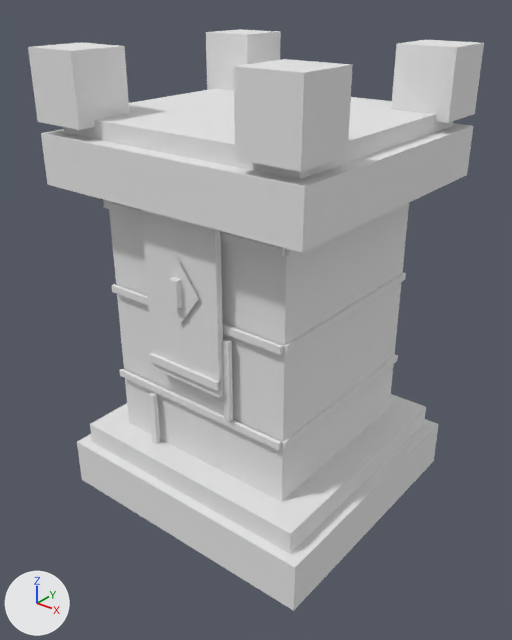
One commit to the FBX model factory/unity-src/hyeopgok-sasu/Resources/HyeopgokSasu/Models/tower_base.fbx: the scene before it, then after it.
Camera for both pictures: a 50 mm camera at (1.58, -2.01, 1.98) aimed at (0.02, -0.06, 0.77). Every picture has the same lights, and +X, +Y and +Z are marked at lower left. The first picture is the older version. Where no turn or scale is listed for an object, it has been applied to the vertices. Vertices at exactly the same position are counted once.

In view in the first picture: 'tower_base'.
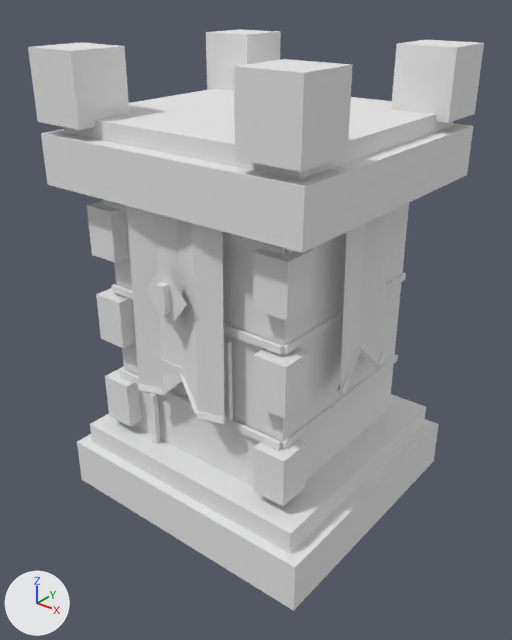
The change, as a diff of the scene's bpy script:
```diff
--- a/factory/unity-src/hyeopgok-sasu/Resources/HyeopgokSasu/Models/tower_base.fbx.py
+++ b/factory/unity-src/hyeopgok-sasu/Resources/HyeopgokSasu/Models/tower_base.fbx.py
@@ me_tower_base_mesh @@
 # used by ob_tower_base; location = (0.0, 0.0, 0.0)
-me_tower_base_mesh.from_pydata(...)  # 176 vertices, 256 faces; spans x -0.57..0.57, y -0.54..0.54, z 0.0..1.77
+me_tower_base_mesh.from_pydata(...)  # 324 vertices, 464 faces; spans x -0.57..0.57, y -0.54..0.54, z 0.0..1.77
+# me_tower_base_mesh part 1: a new loose piece, a box spanning x -0.45..-0.32, y -0.45..-0.32, z 0.34..0.53, in mat_tower_base_vertexpalette (white #e7e7e7)
+# me_tower_base_mesh part 2: a new loose piece, a box spanning x 0.32..0.45, y -0.45..-0.32, z 0.34..0.53, in mat_tower_base_vertexpalette (white #e7e7e7)
+# me_tower_base_mesh part 3: a new loose piece, a box spanning x -0.45..-0.32, y -0.45..-0.32, z 0.7..0.89, in mat_tower_base_vertexpalette (white #e7e7e7)
+# me_tower_base_mesh part 4: a new loose piece, a box spanning x 0.32..0.45, y -0.45..-0.32, z 0.7..0.89, in mat_tower_base_vertexpalette (white #e7e7e7)
+# me_tower_base_mesh part 5: a new loose piece, a box spanning x -0.45..-0.32, y -0.45..-0.32, z 1.04..1.24, in mat_tower_base_vertexpalette (white #e7e7e7)
+# me_tower_base_mesh part 6: a new loose piece, a box spanning x 0.32..0.45, y -0.45..-0.32, z 1.04..1.24, in mat_tower_base_vertexpalette (white #e7e7e7)
+# me_tower_base_mesh part 7: the loose piece of 8 vertices spanning x 0.17..0.19, y -0.43..-0.41, z 0.57..0.88 is copied, and the copy is multiplied about its middle by the matrix ((0.333, -0.269, 0.113), (-0.269, -0.217, 0.277), (-0.113, -0.277, -0.326)), then moved by (0.28, 0.46, 0.0); it spans x 0.43..0.5, y -0.01..0.1, z 0.66..0.78
+# me_tower_base_mesh part 8: the loose piece of 4 vertices spanning x -0.09..0.09, y -0.46, z 0.9..1.14 is moved by (0.0, -0.06, 0.0)
+# me_tower_base_mesh part 9: the loose piece of 4 vertices spanning x -0.09..0.09, y -0.45, z 0.9..1.14 is moved by (0.0, -0.06, 0.0)
+# me_tower_base_mesh part 10: the loose piece of 8 vertices spanning x -0.02..0.02, y -0.48..-0.45, z 0.97..1.07 is moved by (0.0, -0.06, 0.0)
+# me_tower_base_mesh part 11
+# 77 vertices are added at x -0.2..0.49, y -0.5..0.17, z 0.58..1.36
+# 9 new vertices lie (0.1, 0.03, 0.0) away from vertices in x -0.2..0.1, y -0.5..-0.48, z 0.58..1.34
+# 6 new vertices lie (0.0, 0.0, 0.04) away from vertices in x -0.2..0.49, y -0.5..0.17, z 1.28..1.32
+# 124 new faces join them
 me_tower_base_mesh.materials.append(mat_tower_base_vertexpalette)
```

Changed parts and their boxes (x1, y1, x2, y2) in the pictures (512 x 640 px; the box of a moved part takes in the faces that stretch with it):
part 1 of me_tower_base_mesh, added
    after: (105, 366, 141, 427)
part 2 of me_tower_base_mesh, added
    after: (253, 440, 306, 506)
part 3 of me_tower_base_mesh, added
    after: (96, 288, 135, 348)
part 4 of me_tower_base_mesh, added
    after: (253, 347, 310, 419)
part 5 of me_tower_base_mesh, added
    after: (87, 201, 128, 263)
part 6 of me_tower_base_mesh, added
    after: (253, 249, 314, 321)
part 7 of me_tower_base_mesh, added
    after: (360, 345, 380, 368)
part 8 of me_tower_base_mesh, moved or reshaped
    before: (159, 258, 199, 324)
    after: (164, 263, 187, 329)
part 9 of me_tower_base_mesh, moved or reshaped
    before: (178, 260, 199, 323)
    after: (146, 263, 187, 330)
part 10 of me_tower_base_mesh, moved or reshaped
    before: (169, 277, 182, 309)
    after: (156, 282, 170, 315)
part 11 of me_tower_base_mesh, added
    after: (127, 206, 391, 424)
